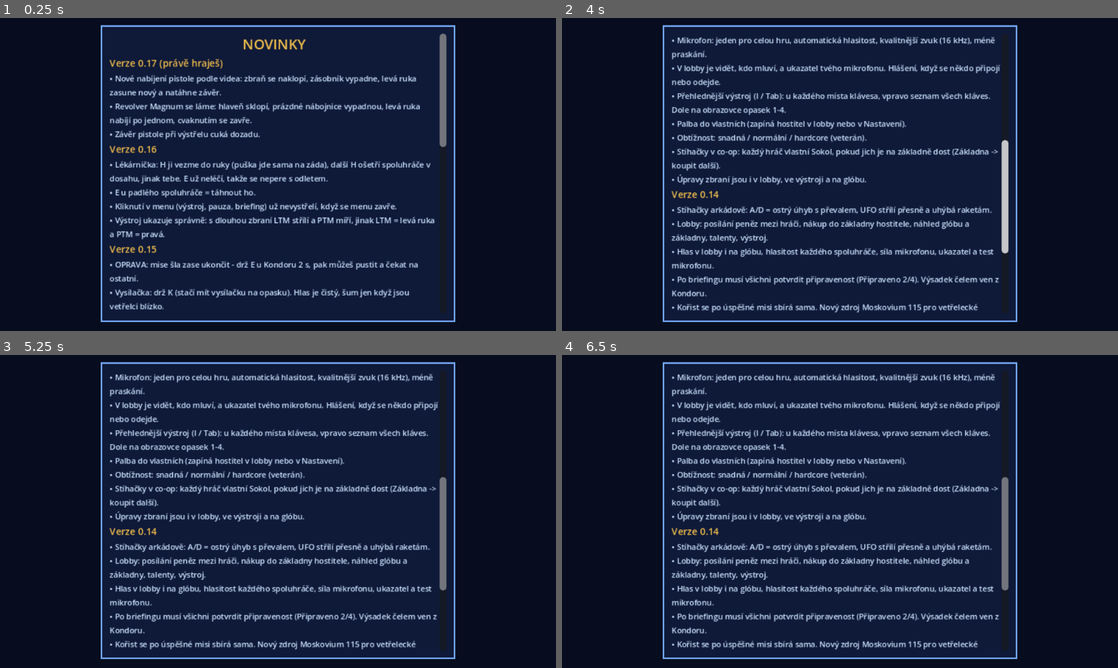
Above: before the commit, frames 1-4 (two rows, left to right).
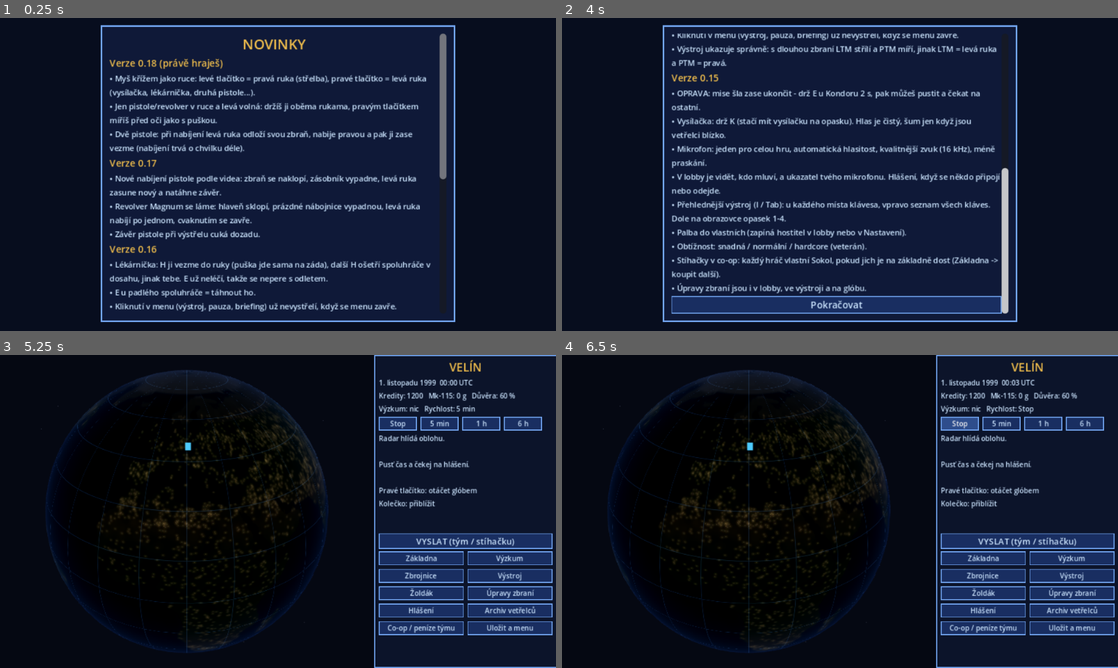
Above: after the commit, the same moments.

Repository: arielistelosbutch/Enemy-Beyond
Game: Godot game, scene res://scenes/Main.tscn
Two runs of this game, one before a commit and one after it. Both use one fixed random seed, a clock stepped at 60 frames per second and the inputs below.
Inputs (mouse positions are in pixels of both pictures, inside the frame that each line leads up to):
- Up to frame 1 (0.25 s): no input
- Up to frame 2 (4 s): tap Enter at 0.5, 2, 3.5 s; move the mouse to (962, 158) at 0.52 s; hold D (move_right) 0.53-1.25 s; hold Right mouse button (aim) 0.53-1.25 s; tap Space (jump) at 0.77, 1.25, 2.75, 3.77 s; click (962, 158) at 0.8 s; drag from (728, 190) to (812, 237) at 1.27 s; move the mouse to (895, 105) at 2.02 s; hold D (move_right) 2.03-2.75 s; hold Shift (sprint) 2.03-2.75 s; tap E (use) at 2.3 s; drag from (812, 237) to (673, 127) at 2.77 s; move the mouse to (1006, 221) at 3.52 s; hold A (move_left) from 3.53 s (still down); hold Right mouse button (aim) from 3.53 s (still down); click (1006, 221) at 3.8 s
- Up to frame 3 (5.25 s): tap R (reload) at 4.15 s; release A (move_left) at 4.25 s; release Right mouse button (aim) at 4.25 s; click (272, 642) at 4.25 s, where only the run after the commit has a clickable "Pokračovat"; click (278, 430) at 5 s, where only the run after the commit has a clickable "KAMPAŇ - nová"
- Up to frame 4 (6.5 s): click (962, 423) at 5.75 s, where only the run after the commit has a clickable "Stop"

The runs differ from the first frame. In frame 1, 9.4% of the frame differs, in the area x 19-81%, y 13-94%; in frame 2, 19%; in frame 3, 61%, in the area x 7-100%, y 0-100%; in frame 4, 61%.

Commit message:
Enemy Beyond 0.18: myš křížem, pistole obouruč s mířením, nabíjení se dvěma pistolemi
Co-Authored-By: Claude Opus 5.5 <noreply@anthropic.com>
Claude-Session: https://claude.ai/code/session_01EAk7UDZdciQuxvQV6RdKX6

Diff:
--- a/changelog.json
+++ b/changelog.json
@@ -1,4 +1,9 @@
 {
+ "0.18": [
+  "Myš křížem jako ruce: levé tlačítko = pravá ruka (střelba), pravé tlačítko = levá ruka (vysílačka, lékárnička, druhá pistole...).",
+  "Jen pistole/revolver v ruce a levá volná: držíš ji oběma rukama, pravým tlačítkem míříš před oči jako s puškou.",
+  "Dvě pistole: při nabíjení levá ruka odloží svou zbraň, nabije pravou a pak ji zase vezme (nabíjení trvá o chvilku déle)."
+ ],
  "0.17": [
   "Nové nabíjení pistole podle videa: zbraň se naklopí, zásobník vypadne, levá ruka zasune nový a natáhne závěr.",
   "Revolver Magnum se láme: hlaveň sklopí, prázdné nábojnice vypadnou, levá ruka nabíjí po jednom, cvaknutím se zavře.",
--- a/scripts/autotest.gd
+++ b/scripts/autotest.gd
@@ -568,12 +568,26 @@
 	p.rotation.y = PI
 	p.pitch = 0.0
 	p.flash.visible = false
-	for id in ["pistol", "magnum"]:
-		p.inv["rh"] = {"id": id, "loaded": 0}
+	for id in Game.cmd_arg("rlguns", "pistol,magnum").split(","):
+		p.inv["rh"] = {"id": id.trim_suffix("2"), "loaded": 0}
 		p.inv.erase("lh")
+		if id.ends_with("2"):
+			p.inv["lh"] = {"id": "pistol", "loaded": 12}
+		if id == "aim":
+			p.inv["rh"] = {"id": "pistol", "loaded": 12}
+			p._update_held()
+			for a in 2:
+				p.aiming = a == 1
+				for k in 25:
+					p._viewmodel_motion(0.05, 0.0)
+				await get_tree().process_frame
+				await get_tree().process_frame
+				get_viewport().get_texture().get_image().save_png("user://rl_aim_%d.png" % a)
+			continue
+		id = id.trim_suffix("2") if not id.ends_with("2") else id
 		p._update_held()
 		await get_tree().process_frame
-		var phs := [0.0, 0.18, 0.3, 0.45, 0.68, 0.76, 1.0] if id == "pistol" else [0.0, 0.2, 0.5, 0.7, -1.0]
+		var phs := [0.0, 0.18, 0.3, 0.45, 0.68, 0.76, 1.0] if id.begins_with("pistol") else [0.0, 0.2, 0.5, 0.7, -1.0]
 		if Game.cmd_arg("dense", "") == "1":
 			phs = []
 			var n := 34 if id == "pistol" else 14
@@ -589,9 +603,9 @@
 				for k in 3:
 					p._viewmodel_motion(0.05, 0.0)
 			else:
-				p.busy_total = 1.7 if id == "pistol" else 0.7
+				p.busy_total = 1.7 if id.begins_with("pistol") else 0.7
 				p.busy = p.busy_total * (1.0 - ph) + 0.0001
-				p.busy_text = "Přebíjím" if id == "pistol" else "Přebíjím po náboji"
+				p.busy_text = "Přebíjím" if id.begins_with("pistol") else "Přebíjím po náboji"
 				for k in (25 if Game.cmd_arg("dense", "") != "1" else 4):
 					p._viewmodel_motion(0.05, 0.0)
 			await get_tree().process_frame
--- a/scripts/boot.gd
+++ b/scripts/boot.gd
@@ -8,7 +8,7 @@
 const UPDATE_PCK := "user://update.pck"
 const UPDATE_INFO := "user://update.json"
 ## The version built into this .exe (the update must be newer to be used).
-const BUILD_VERSION := "0.17"
+const BUILD_VERSION := "0.18"
 
 var update_version := ""
 
--- a/scripts/game.gd
+++ b/scripts/game.gd
@@ -2,8 +2,8 @@
 ## Enemy Beyond - global state: controls, the mercenary's profile, item rules,
 ## shared materials and sounds.
 
-const VERSION := "0.17 prototyp"
-const VERSION_NUM := "0.17"
+const VERSION := "0.18 prototyp"
+const VERSION_NUM := "0.18"
 
 # ---- items (like UFO: every item has weight; hands, belt and backpack hold them) ----
 const ITEMS := {
--- a/scripts/hud.gd
+++ b/scripts/hud.gd
@@ -646,7 +646,7 @@
 	var left := VBoxContainer.new()
 	left.add_theme_constant_override("separation", 3)
 	cols.add_child(left)
-	var groups := [["RUCE A ZÁDA  (dlouhá zbraň: LTM střílí, PTM míří; jinak LTM = levá ruka, PTM = pravá; Q = zbraň na záda)", ["rh", "lh", "back"]],
+	var groups := [["RUCE A ZÁDA  (LTM = pravá ruka / střelba, PTM = levá ruka, nebo mířit když je levá volná; Q = zbraň na záda)", ["rh", "lh", "back"]],
 		["OPASEK - rychlý: klávesy 1 2 3 4 (zbraň do ruky, náboje nabijí)", ["b0", "b1", "b2", "b3"]],
 		["BATOH - pomalý: stojíš a hrabeš se (granáty, světlice... i odtud fungují svou klávesou)", ["p0", "p1", "p2", "p3", "p4", "p5"]]]
 	var names := {"rh": "pravá ruka", "lh": "levá ruka", "back": "na zádech (jen dlouhá zbraň)"}
@@ -689,8 +689,8 @@
 		return "-" if it.is_empty() else Game.ITEMS[it["id"]]["short"]
 	var melee: String = p.find_item(func(it): return Game.ITEMS[it["id"]]["type"] == "melee")
 	var lines := [
-		("LTM  střelba: %s" % hand.call("rh")) if Game.two_handed(p.item_in("rh").get("id", "")) else ("LTM  levá ruka: %s" % hand.call("lh")),
-		("PTM  mířit") if Game.two_handed(p.item_in("rh").get("id", "")) else ("PTM  pravá ruka: %s" % hand.call("rh")),
+		"LTM  pravá ruka / střelba: %s" % hand.call("rh"),
+		("PTM  mířit (obě ruce na zbrani)") if (Game.two_handed(p.item_in("rh").get("id", "")) or p.pistol_grip()) else ("PTM  levá ruka: %s" % hand.call("lh")),
 		"R    nabít zbraň",
 		"Q    dlouhá zbraň na záda / ze zad (%s)" % hand.call("back"),
 		"1-4  věc z opasku do ruky / nabít",
@@ -741,8 +741,8 @@
 		var it: Dictionary = p.item_in(s)
 		var key: String = SLOT_KEY.get(s, "")
 		var two_h := Game.two_handed(p.item_in("rh").get("id", ""))
-		if s == "rh": key = "LTM" if two_h else "PTM"
-		elif s == "lh": key = "LTM"
+		if s == "rh": key = "LTM"
+		elif s == "lh": key = "PTM"
 		var t: String = ("[%s] " % key if key != "" else "") + ("(prázdné)" if it.is_empty() else Game.ITEMS[it["id"]]["short"])
 		if not it.is_empty():
 			if it.has("loaded"): t += "\n%d / %d" % [int(it["loaded"]), Game.mag_size(it["id"])]
--- a/scripts/player.gd
+++ b/scripts/player.gd
@@ -264,6 +264,11 @@
 	if aiming and two:
 		base = Vector3(0.0, -0.165, -0.3) if rid != "rocket_launcher" else Vector3(0.12, -0.09, -0.22)
 		rot = Vector3(0, 0, 0)
+	elif aiming and pistol_grip():
+		base = Vector3(0.0, -0.105, -0.34)      # both hands, sights in front of the eye
+		rot = Vector3(0, 0, 0)
+	elif pistol_grip():
+		base = Vector3(0.1, -0.17, -0.38)       # both hands, low ready, a little to the right
 	if bracing:
 		# braced against the hip, pulled in and a bit to the centre
 		base = Vector3(base.x * 0.55, base.y - 0.03, base.z + 0.08)
@@ -282,6 +287,15 @@
 	var ra := _reload_anim(delta, rid, reloading)
 	base += ra[0]
 	rot += ra[1]
+	# which right-hand grip shows: both hands on the gun, or the right hand alone (the left
+	# is busy reloading, or holds something)
+	var busy_l := (reloading and rid in ["pistol", "magnum"]) or _rev_open > 0.05
+	var g2 := gun.get_node_or_null("GripTwo")
+	var g1 := gun.get_node_or_null("GripOne")
+	if g2 and g1:
+		g2.visible = pistol_grip() and not busy_l
+		g1.visible = not g2.visible
+	_lower_left = busy_l and inv.has("lh")
 	# digging in the backpack: hands drop out of view
 	var dig := 1.0 if (busy > 0 and busy_stand) else 0.0
 	var target: Vector3 = base + bob + Vector3(0.0, -0.1 * rl - 0.4 * dig, 0.05 * _vm_kick)
@@ -290,7 +304,9 @@
 	gun.rotation.y = lerp(gun.rotation.y, rot.y, k)
 	gun.rotation.z = lerp(gun.rotation.z, rot.z + rl * 0.7, k)
 	if gun_l:
-		var lt: Vector3 = VM_ONE_L + Vector3(-bob.x, bob.y, 0) + Vector3(0, -0.4 * dig, 0)
+		# the left hand puts its thing down while it helps reload the right gun
+		_lower_l_t = move_toward(_lower_l_t, 1.0 if _lower_left else 0.0, delta * 4.0)
+		var lt: Vector3 = VM_ONE_L + Vector3(-bob.x, bob.y, 0) + Vector3(0, -0.4 * dig - 0.45 * _lower_l_t, 0)
 		if sprinting:
 			lt += Vector3(0, -0.15, 0.05)
 		gun_l.position = gun_l.position.lerp(lt, k)
@@ -423,7 +439,17 @@
 	if r != "":
 		if gun:
 			gun.add_child(_held_model(r))
-			gun.add_child(Game.model("hands_" + r if two else "hand_r"))
+			if two:
+				gun.add_child(Game.model("hands_" + r))
+			else:
+				var one := Game.model("hand_r")
+				one.name = "GripOne"
+				gun.add_child(one)
+				if Game.ITEMS[r]["type"] == "weapon" and ResourceLoader.exists("res://assets/models/hands_%s.glb" % r):
+					var both := Game.model("hands_" + r)
+					both.name = "GripTwo"
+					both.visible = false
+					gun.add_child(both)
 		if body_gun:
 			body_gun.add_child(_held_model(r, true))
 	if l != "" and not two:
@@ -630,7 +656,7 @@
 	var brace_w: bool = two and Game.ITEMS[rh["id"]].get("brace", false)
 	# heavy guns are not aimed down a sight: they are pulled in tight to the body
 	bracing = brace_w and Input.is_action_pressed("aim") and not inv_open and not sprinting and busy <= 0
-	aiming = two and not brace_w and Input.is_action_pressed("aim") and not inv_open and not sprinting and busy <= 0
+	aiming = (two and not brace_w or pistol_grip()) and Input.is_action_pressed("aim") and not inv_open and not sprinting and busy <= 0
 	if cam:
 		var scoped: bool = aiming and Game.ITEMS[rh["id"]].get("scope", false)
 		var zoom := 0.2 if scoped else (0.5 if Game.has_mod(rh.get("id", ""), "optika", merc) else 0.7)
@@ -797,13 +823,13 @@
 	if _click_lock and not Input.is_action_pressed("fire") and not Input.is_action_pressed("aim"):
 		_click_lock = false
 	if not sprinting and not _click_lock:
-		if two:
-			# long gun: left button fires, right button aims
+		if two or pistol_grip():
+			# long gun, or a pistol held in both hands: left button fires, right button aims
 			_use_hand("rh", Input.is_action_pressed("fire"), Input.is_action_just_pressed("fire"), delta)
 		else:
-			# each hand on its own button: left button = left hand, right button = right hand
-			_use_hand("lh", Input.is_action_pressed("fire"), Input.is_action_just_pressed("fire"), delta)
-			_use_hand("rh", Input.is_action_pressed("aim"), Input.is_action_just_pressed("aim"), delta)
+			# crossed, like the hands: left button = right hand, right button = left hand
+			_use_hand("rh", Input.is_action_pressed("fire"), Input.is_action_just_pressed("fire"), delta)
+			_use_hand("lh", Input.is_action_pressed("aim"), Input.is_action_just_pressed("aim"), delta)
 	if Input.is_action_just_pressed("reload"):
 		var g := gun_in("rh")
 		var slot := "rh"
@@ -875,6 +901,11 @@
 				radio_button = true
 
 # ---- shooting ---------------------------------------------------------------------------
+## A one-handed gun in the right hand and nothing in the left: held in both hands, aimed like a rifle.
+func pistol_grip() -> bool:
+	var r := item_in("rh")
+	return not r.is_empty() and not inv.has("lh") and Game.ITEMS[r["id"]]["type"] == "weapon" and not Game.two_handed(r["id"])
+
 ## Looking through a rifle scope right now (zoomed in).
 func scoped() -> bool:
 	return aiming and cam != null and Game.ITEMS.get(item_in("rh").get("id", ""), {}).get("scope", false) and cam.fov < Game.fov * 0.4
@@ -1105,6 +1136,8 @@
 	if rule.has("single"):
 		# shotgun / revolver: one round at a time (fire interrupts)
 		var t: float = float(rule["single"]) * fast + (Game.fetch_time(rule["ammo"], slot) * 0.5 if dig else 0.0)
+		if wp == item_in("rh") and inv.has("lh") and _rev_open < 0.05:
+			t += 0.5
 		Game.play_at(self, "reload", global_position, -12)
 		_start_busy(t, "Přebíjím po náboji", func():
 			if not inv.has(slot):
@@ -1119,6 +1152,8 @@
 				_reload(wp, rule))
 		return
 	var t2: float = float(rule.get("reload", 1.5)) * fast + (Game.fetch_time(rule["ammo"], slot) if dig else 0.0)
+	if wp == item_in("rh") and inv.has("lh") and not Game.two_handed(wp["id"]):
+		t2 += 0.6      # the left hand has to put its thing away and take it back
 	busy_stand = dig
 	Game.play_at(self, "reload", global_position, -8)
 	# the empty magazine drops out at a quarter of the motion
@@ -1141,6 +1176,8 @@
 var _rev_was := false
 var _rev_closing := 0.0
 var _rl_last := 0.0
+var _lower_left := false
+var _lower_l_t := 0.0
 
 func _vm_part(n: String) -> Node3D:
 	if gun == null:
--- a/update/version.json
+++ b/update/version.json
@@ -1 +1 @@
-{"version": "0.17", "min_build": "0.13", "pck": "https://raw.githubusercontent.com/arielistelosbutch/Enemy-Beyond/main/update/enemy_beyond_0.17.pck", "zip": "https://github.com/arielistelosbutch/Enemy-Beyond/raw/main/hratelny-test/EnemyBeyond-0.17-windows.zip"}
+{"version": "0.18", "min_build": "0.13", "pck": "https://raw.githubusercontent.com/arielistelosbutch/Enemy-Beyond/main/update/enemy_beyond_0.18.pck", "zip": "https://github.com/arielistelosbutch/Enemy-Beyond/raw/main/hratelny-test/EnemyBeyond-0.18-windows.zip"}
Binary file added: assets/models/hands_laser_pistol.glb
Not shown, added: assets/models/hands_laser_pistol.glb.import
Binary file added: assets/models/hands_magnum.glb
Not shown, added: assets/models/hands_magnum.glb.import
Binary file changed: assets/models/sniper.glb
Not shown, removed: hratelny-test/EnemyBeyond-0.17-windows.zip
Not shown, added: hratelny-test/EnemyBeyond-0.18-windows.zip
Not shown, removed: update/enemy_beyond_0.17.pck
Not shown, added: update/enemy_beyond_0.18.pck
